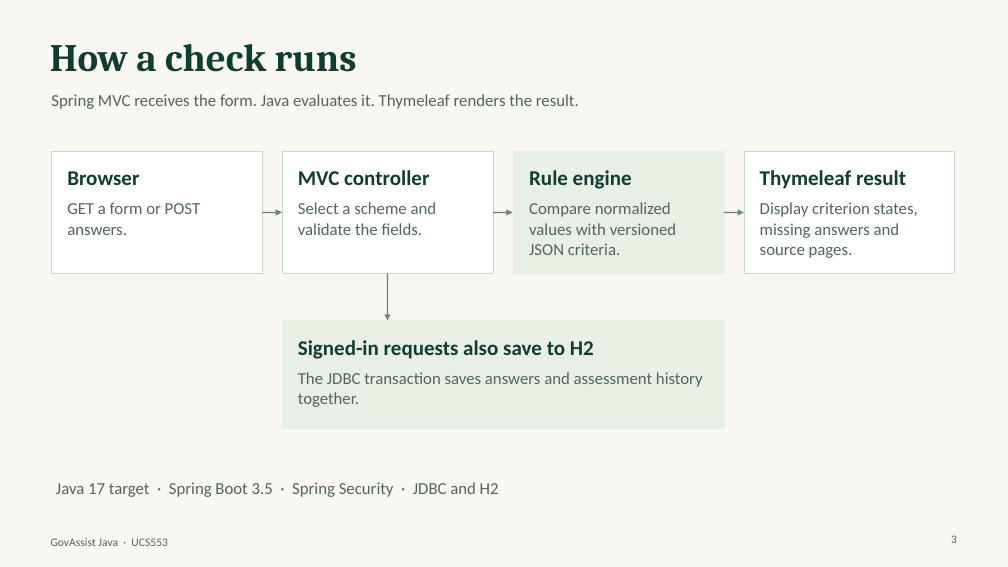
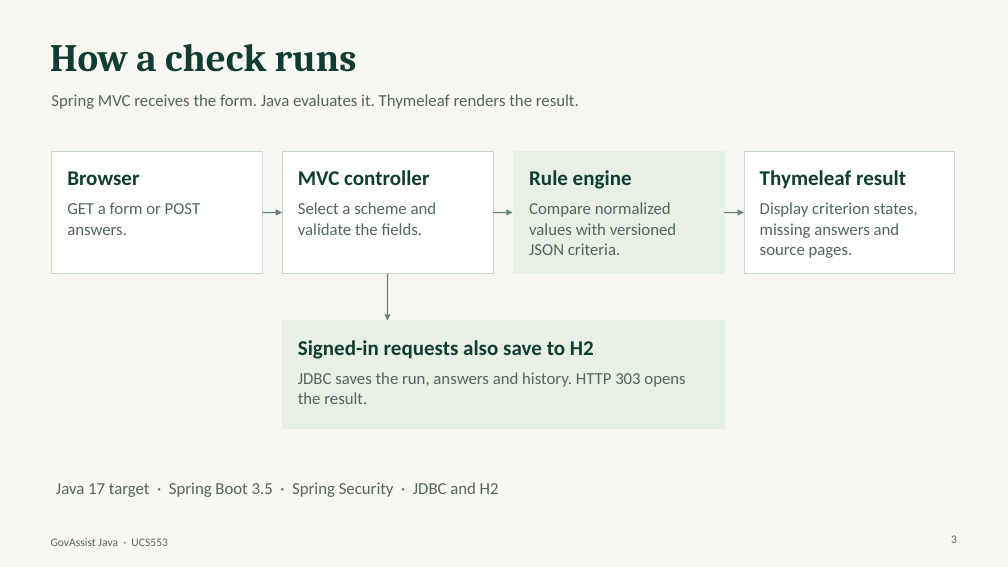
Before and after one commit to Shreyastacky/govassist-java, a slide deck: slide 3 of submission/GovAssist Java Presentation.pptx. Drawn at 1008x567 pixels with LibreOffice and Linux fonts; fonts in the diff are those of the drawing. Boxes give left, top, right and bottom in pixels: in the first picture for what was removed or moved away, otherwise in the second. Text is boxed around its words. In the diff, an @@ line names an element or a change of style, - is before the commit and + after.

Commit message:
Explain rule decisions and protect assessment history

```diff
--- a/submission/GovAssist Java Presentation.pptx
+++ b/submission/GovAssist Java Presentation.pptx
@@ text at [298, 372, 685, 404]: text changed @@
-The JDBC transaction saves answers and assessment history together.
+JDBC saves the run, answers and history. HTTP 303 opens the result.
```
Also in this commit, not shown: 3 other slides changed, 15 other files.
